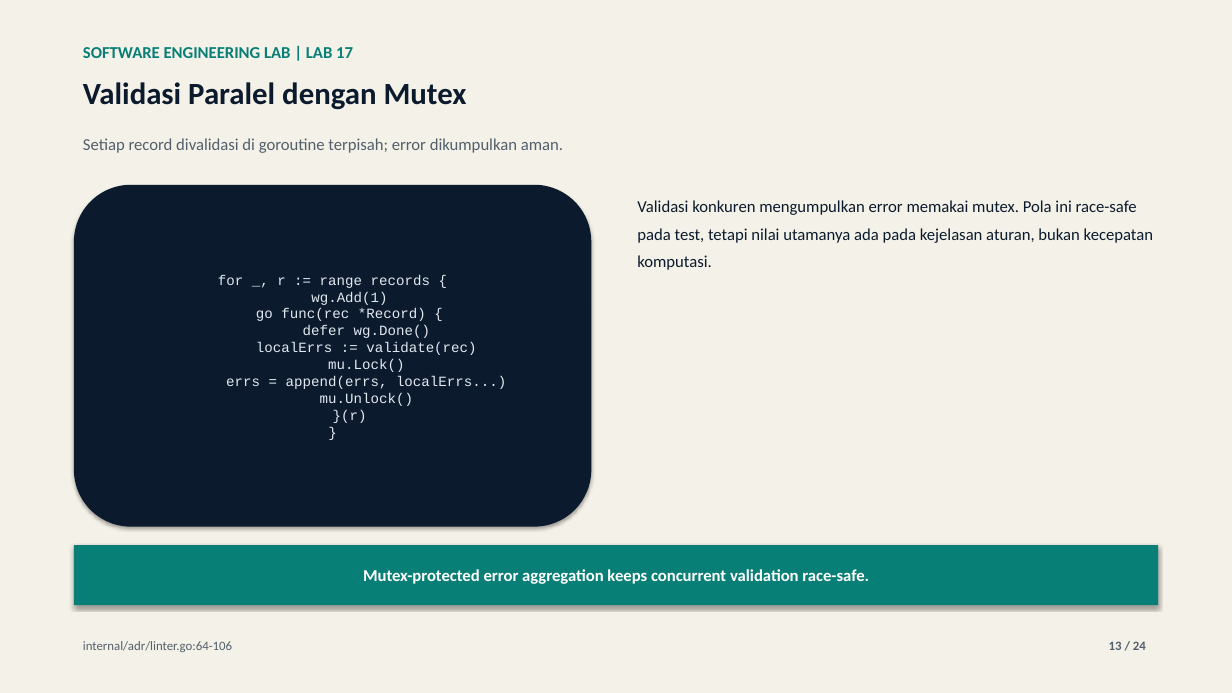
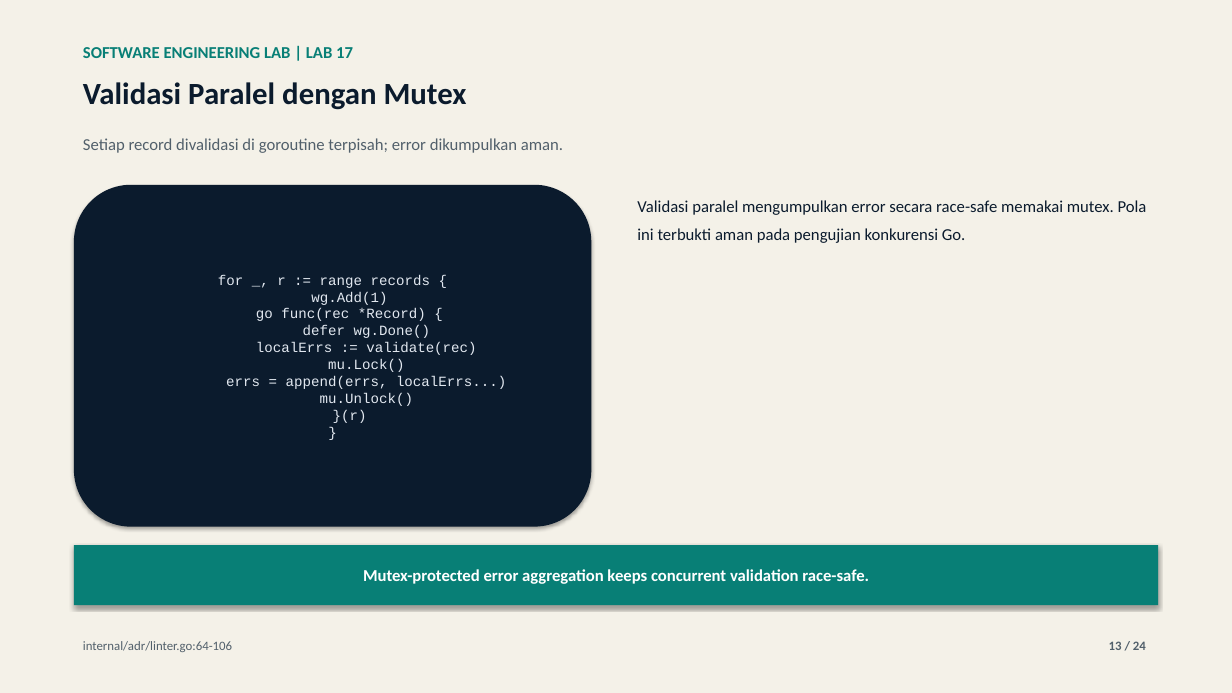
Before and after one commit to lukman-ss/software-engineering-lab, a slide deck: slide 13 of labs/17-architecture-decision-record/result/linkedin/lab-17-architecture-decision-record-carousel.pptx. Drawn at 1232x693 pixels with LibreOffice and Linux fonts; fonts in the diff are those of the drawing. Boxes give left, top, right and bottom in pixels: in the first picture for what was removed or moved away, otherwise in the second. Text is boxed around its words. In the diff, an @@ line names an element or a change of style, - is before the commit and + after.

```diff
--- a/labs/17-architecture-decision-record/result/linkedin/lab-17-architecture-decision-record-carousel.pptx
+++ b/labs/17-architecture-decision-record/result/linkedin/lab-17-architecture-decision-record-carousel.pptx
@@ text at [637,200,1147,243]: text changed @@
-Validasi konkuren mengumpulkan error memakai mutex. Pola ini race-safe pada test, tetapi nilai utamanya ada pada kejelasan aturan, bukan kecepatan komputasi.
+Validasi paralel mengumpulkan error secara race-safe memakai mutex. Pola ini terbukti aman pada pengujian konkurensi Go.
```
Also in this commit, not shown: 16 other slides changed, 4 other files.
